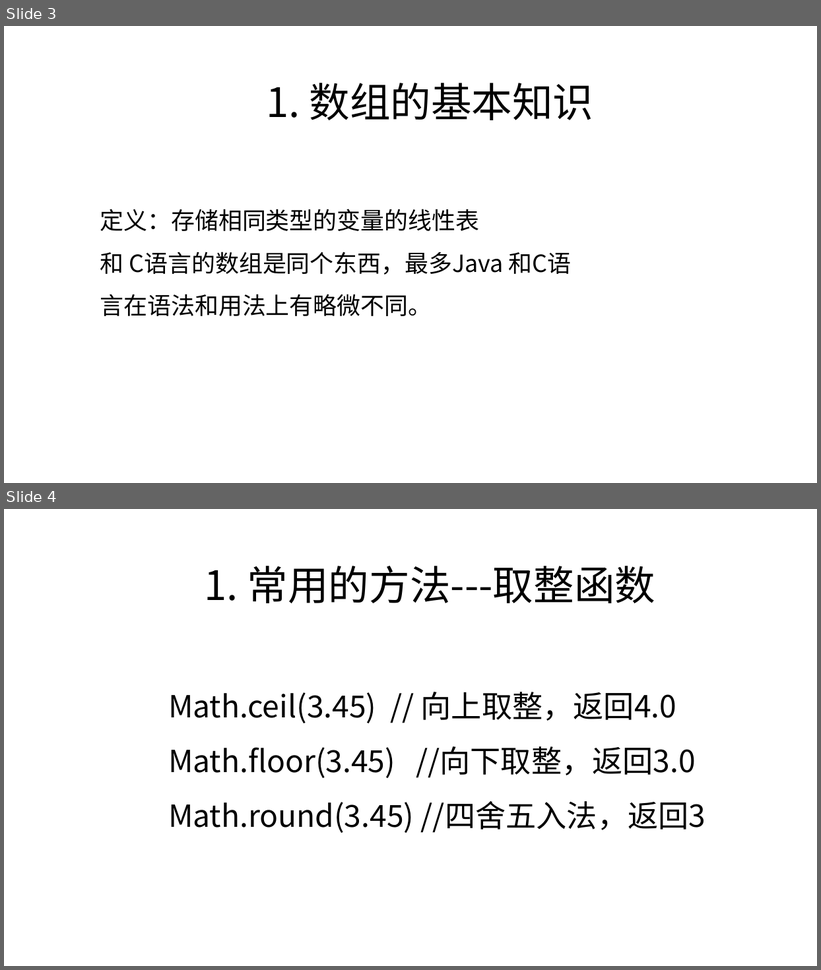
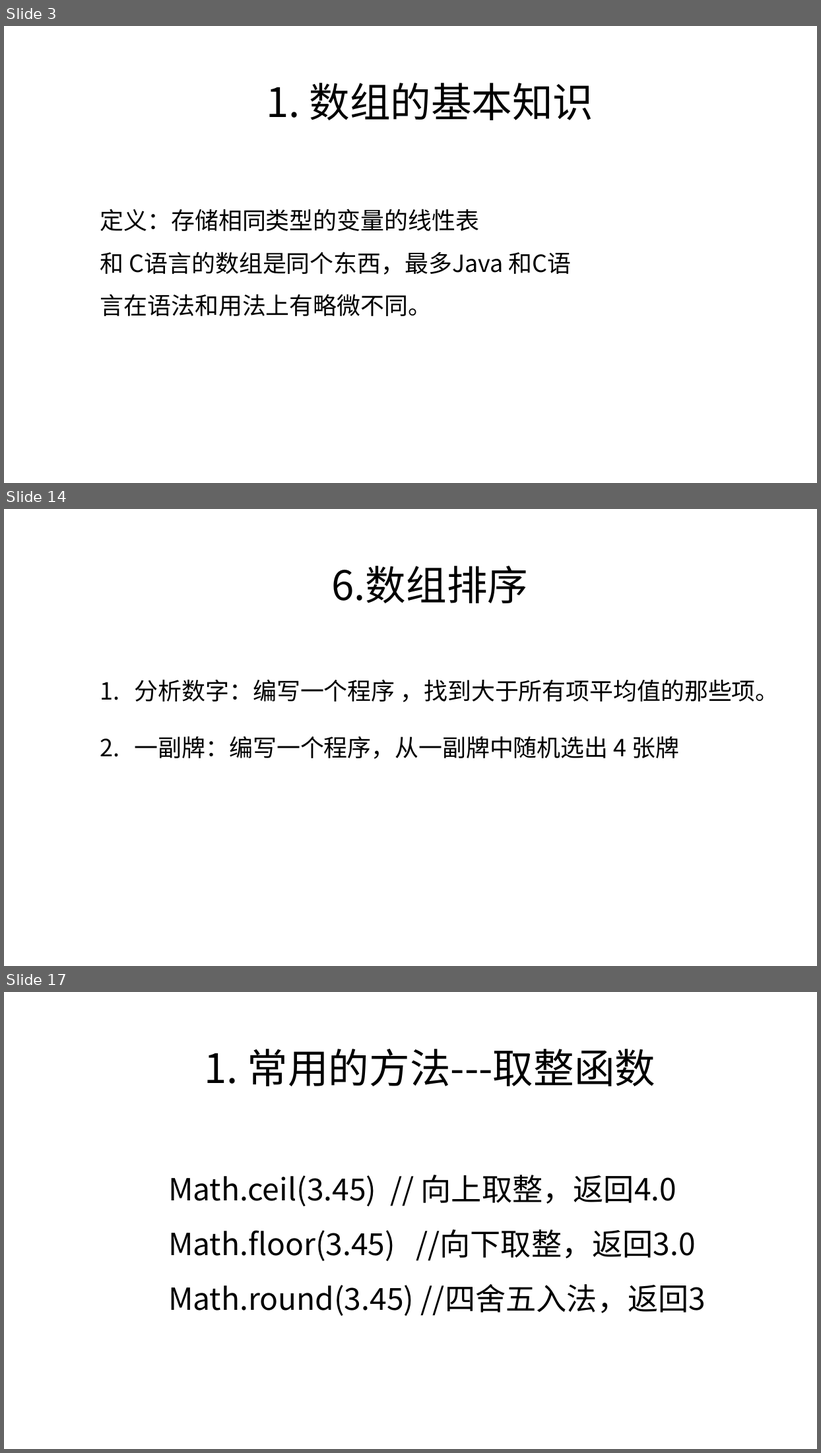
Before and after one commit to zjyesir/hmc_java_1, a slide deck: ppt/4 一维数组.pptx. Shown one above the other, each under a label of ours: slides 3 and 4 before the commit, slides 3, 14 and 17 after it; the slides between them are not shown. The pictures are 821x970 and 821x1453 pixels, drawn with LibreOffice and Linux fonts; fonts in the diff are those of the drawing; background and template pictures are left out. Boxes give left, top, right and bottom in pixels: in the first picture for what was removed or moved away, otherwise in the second. Text is boxed around its words. In the diff, an @@ line names an element or a change of style, - is before the commit and + after.

Commit message:
一维数组 ppt 更新

```diff
--- a/ppt/4 一维数组.pptx
+++ b/ppt/4 一维数组.pptx
@@ slide 14 added at (4, 509, 817, 966), background picture (left out) @@
@@ text added at (332, 566, 529, 603), 48 pt, text #000000 @@
+6.数组排序
@@ text added at (135, 679, 780, 759), 28 pt, text #000000 @@
+1. 分析数字：编写一个程序 ，找到大于所有项平均值的那些项。
+2. 一副牌：编写一个程序，从一副牌中随机选出 4 张牌
@@ what was slide 4 is now slide 17 @@
```
Also in this commit, not shown: 12 other slides added.
